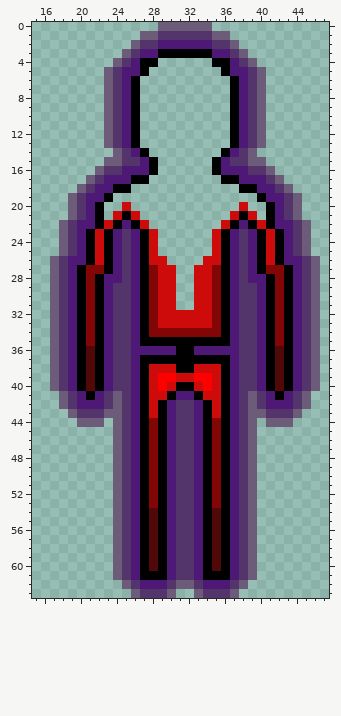
Pixel-art sprite: public/QuantumFrames/QuantumFrame 9.png. Above: the version before the commit.
The file is 64x64 pixels. Shown: x 15..47, y 0..63.
And afterwards:
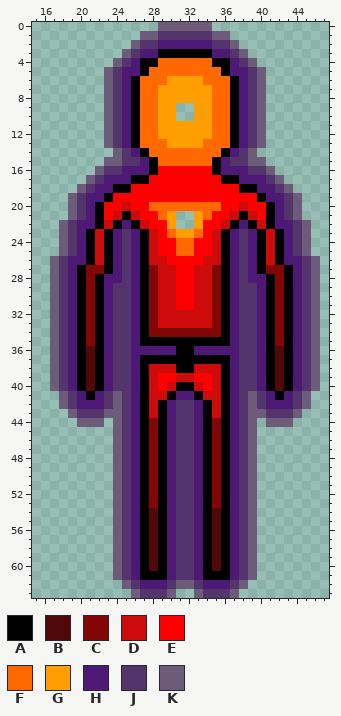
Palette (. is transparent): A #000000  B #510808  C #830606  D #cd0b0b  E #ff0000  F #ff6900  G #ff9e00  H #4e1876  J #54356b  K #6d5b7a
The exact change:
The edit adds colour E in row 16 at x 29 to 34; in row 17 at x 28 to 35; in row 18 at x 26 to 37; in row 19 at x 24 to 39; in row 20 at x 23 to 24, 26 to 27, 36 to 37 and 39 to 40; in row 21 at x 23, 27 to 28, 35 to 36 and 40.
The edit adds colour E in row 22 at x 28 to 29 and 34 to 35; in row 23 at x 29 and 34; in rows 24 to 25 at x 29 to 30 and 33 to 34; in row 26 at x 30 to 33; in rows 27 to 31 at x 31 to 32.
The edit adds colour F in row 4 at x 29 to 34; in row 5 at x 28 to 35; in row 6 at x 27 to 29 and 34 to 36; in rows 7 to 12 at x 27 to 28 and 35 to 36; in row 13 at x 27 to 29 and 34 to 36; in row 14 at x 28 to 35.
The edit adds colour F in row 15 at x 29 to 34; in row 20 at x 28 to 35; in row 21 at x 29 and 34; in row 23 at x 30 and 33; in rows 24 to 25 at x 31 to 32.
The edit adds colour G in row 6 at x 30 to 33; in rows 7 to 8 at x 29 to 34; in rows 9 to 10 at x 29 to 30 and 33 to 34; in rows 11 to 12 at x 29 to 34; in row 13 at x 30 to 33; in rows 21 to 22 at x 30 and 33.
The edit adds colour G in row 23 at x 31 to 32.
